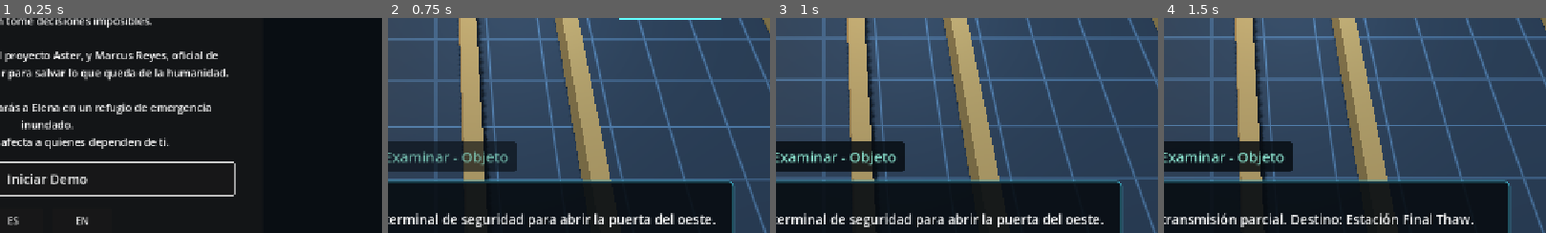
Above: before the commit, frames 1-4 (left to right).
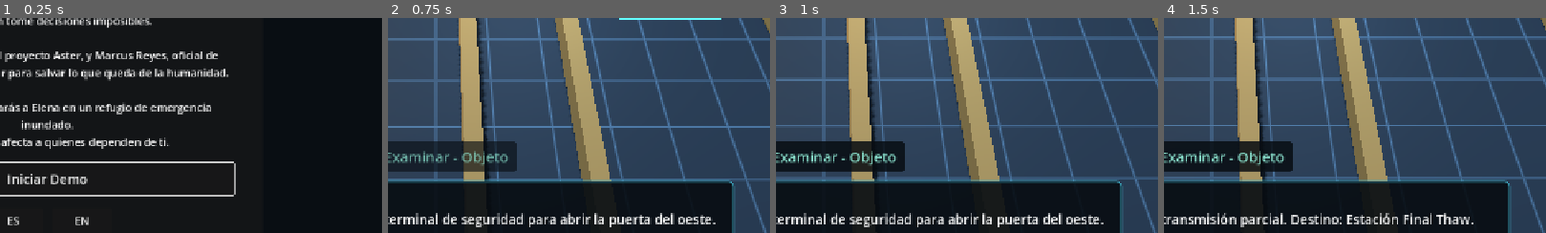
Above: after the commit, the same moments.

Repository: xabiervc/final-thaw
Game: Godot game, scene res://scenes/ui/main_menu.tscn
The game is run twice, just before and just after one commit, with the same random seed, the same clock (stepped at 60 frames per second) and the same inputs.
Inputs (mouse positions are % of the whole screen's width and height, from its top left):
- Up to frame 1 (0.25 s): no input
- Up to frame 2 (0.75 s): click "Iniciar Demo" at 0.5 s
- Up to frame 3 (1 s): no input
- Up to frame 4 (1.5 s): tap E (interact) at 1.25 s; move the mouse to (72, 45) at 1.27 s; hold D (move_right) from 1.28 s (still down); hold E (interact) from 1.28 s (still down); click (72, 45) at 1.42 s
The pictures show only the part of the screen within x 44-94%, y 36-86%; the shares and areas given below are measured in that part.

The runs differ from the first frame. In frame 1, 0.1% of the frame differs, in the area x 2-24%, y 92-97%; in frame 2, nothing differs; in frame 3, nothing differs; in frame 4, nothing differs.

Commit message:
fix(vertical-slice): connect player sensor and scale menu text

Diff:
--- a/scripts/managers/narrative_text_manager.gd
+++ b/scripts/managers/narrative_text_manager.gd
@@ -149,6 +149,12 @@
 
 static func get_shelter_state_valves(is_open: bool) -> String:
 	return _text("shelter_state_open", "OPEN") if is_open else _text("shelter_state_closed", "CLOSED")
+
+static func get_shelter_civilian_state_short() -> String:
+	return _text("shelter_state_civilian_rescued", "Shelter: civilian rescued.")
+
+static func get_shelter_previous_state() -> String:
+	return _text("shelter_previous_state", "Previous state:")
 
 static func get_shelter_hud(power_on: bool, valves_open: bool, oxygen: float, civilian_aid: int) -> String:
 	var template := _text(
--- a/scripts/ui/main_menu.gd
+++ b/scripts/ui/main_menu.gd
@@ -20,13 +20,21 @@
 
 	context_label.autowrap_mode = TextServer.AUTOWRAP_WORD_SMART
 	context_label.custom_minimum_size = Vector2(620, 170)
-	context_label.add_theme_font_size_override("font_size", 18)
+	_apply_font_scale()
 
 	lang_es_button.pressed.connect(_on_lang_es_pressed)
 	lang_en_button.pressed.connect(_on_lang_en_pressed)
 	start_button.pressed.connect(_on_start_pressed)
 	start_button.grab_focus()
 	_apply_language(current_locale)
+
+func _apply_font_scale() -> void:
+	var scale := clampf(GameManager.font_scale, 0.75, 2.0)
+	title_label.add_theme_font_size_override("font_size", int(48.0 * scale))
+	context_label.add_theme_font_size_override("font_size", int(18.0 * scale))
+	start_button.add_theme_font_size_override("font_size", int(22.0 * scale))
+	lang_es_button.add_theme_font_size_override("font_size", int(18.0 * scale))
+	lang_en_button.add_theme_font_size_override("font_size", int(18.0 * scale))
 
 func _apply_language(locale: String) -> void:
 	current_locale = locale
@@ -66,26 +74,14 @@
 	if game_state != null:
 		var prior: Array[String] = []
 		if game_state.get_flag("shelter_power_restored", false):
-			prior.append(_refuge_power_text())
+			prior.append(NarrativeTextManager.get_shelter_state_power(true))
 		if game_state.get_flag("shelter_valves_opened", false):
-			prior.append(_refuge_valves_text())
+			prior.append(NarrativeTextManager.get_shelter_state_valves(true))
 		if game_state.get_flag("shelter_civilian_rescued", false):
-			prior.append(_refuge_civilian_text())
+			prior.append(NarrativeTextManager.get_shelter_civilian_state_short())
 		if not prior.is_empty():
-			lines.append(_state_prev_text() + "\n" + "\n".join(prior))
+			lines.append(NarrativeTextManager.get_shelter_previous_state() + "\n" + "\n".join(prior))
 	context_label.text = "\n\n".join(lines)
-
-func _refuge_power_text() -> String:
-	return "Refugio: energía restaurada." if current_locale == "es" else "Shelter: power restored."
-
-func _refuge_valves_text() -> String:
-	return "Refugio: válvulas abiertas." if current_locale == "es" else "Shelter: valves opened."
-
-func _refuge_civilian_text() -> String:
-	return "Refugio: civil rescatada." if current_locale == "es" else "Shelter: civilian rescued."
-
-func _state_prev_text() -> String:
-	return "Estado previo:" if current_locale == "es" else "Previous state:"
 
 func _on_lang_es_pressed() -> void:
 	_apply_language("es")
--- a/scripts/vertical_slice/flooded_shelter.gd
+++ b/scripts/vertical_slice/flooded_shelter.gd
@@ -16,6 +16,7 @@
 const PLAYER_START := Vector2(125, 390)
 const WORLD_MIN := Vector2(80, 130)
 const WORLD_MAX := Vector2(2020, 640)
+const INTERACT_RANGE := 110.0
 
 var rules = Rules.new()
 var player: CharacterBody2D
@@ -147,9 +148,19 @@
 			_interact_with(str(target.get_meta("kind")))
 
 func _closest_object() -> Area2D:
-	if player == null:
-		return null
-	return player.get_nearest_interactable()
+	var sensor_target := player.get_nearest_interactable()
+	if sensor_target != null:
+		return sensor_target
+
+	# Fallback for headless tests and scenes where the physical sensor is unavailable.
+	var best: Area2D = null
+	var distance := INTERACT_RANGE
+	for item in objects:
+		var candidate: float = player.global_position.distance_to(item.global_position)
+		if candidate < distance:
+			distance = candidate
+			best = item
+	return best
 
 func _update_highlight() -> void:
 	var target := _closest_object()
